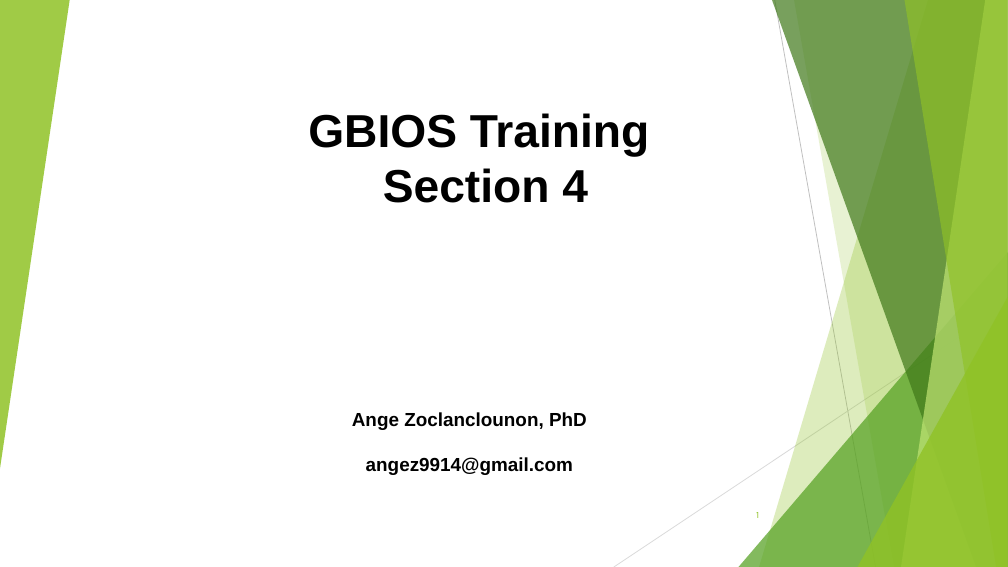
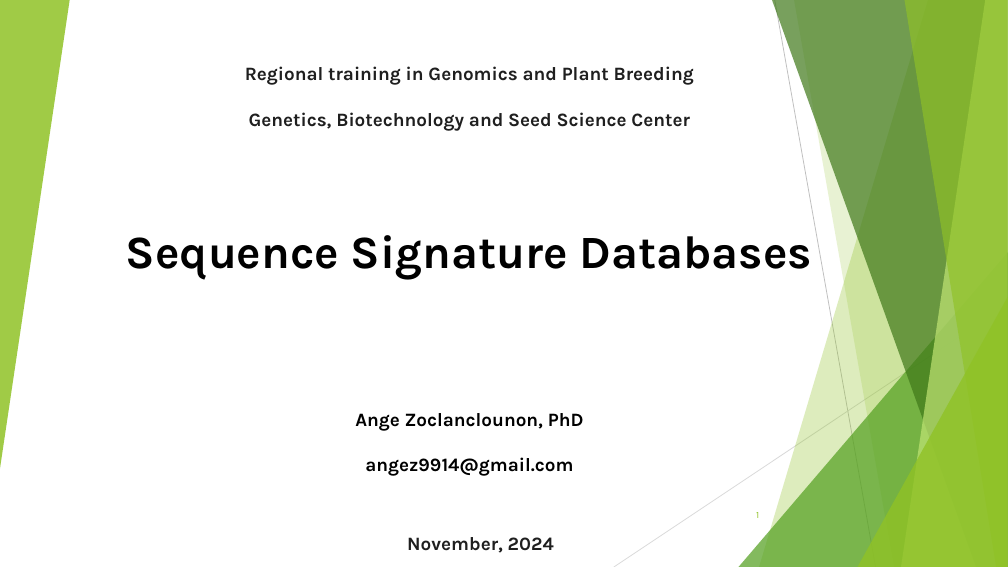
Before and after one commit to Yedomon/GBioS_Training_Genomics_Plant_Breeding_2024, a slide deck: slide 1 of Section04/004.pptx. Drawn at 1008x567 pixels with LibreOffice and Linux fonts; fonts in the diff are those of the drawing. Boxes give left, top, right and bottom in pixels: in the first picture for what was removed or moved away, otherwise in the second. Text is boxed around its words. In the diff, an @@ line names an element or a change of style, - is before the commit and + after.

```diff
--- a/Section04/004.pptx
+++ b/Section04/004.pptx
@@ text added at (x1=245, y1=66, x2=694, y2=131), 18 pt, text #1F1F1F, bold @@
+Regional training in Genomics and Plant Breeding
+Genetics, Biotechnology and Seed Science Center
@@ text at (x1=126, y1=235, x2=812, y2=279): text changed; font Arial to Karla @@
-GBIOS Training
-Section 4
+Sequence Signature Databases
@@ text "Ange Zoclanclounon, PhD" at (x1=355, y1=413, x2=584, y2=476): font Arial to Karla @@
@@ text added at (x1=407, y1=537, x2=554, y2=553), 18 pt, text #1F1F1F, bold @@
+November, 2024
```
Also in this commit, not shown: 12 other slides changed, 16 slides added.
